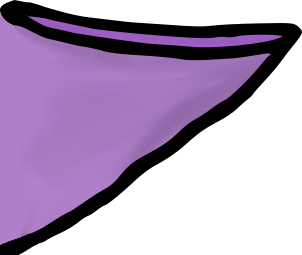
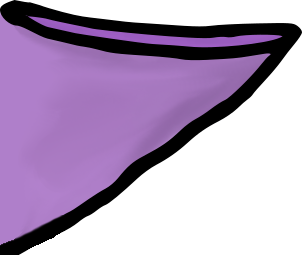
Layered file, before and after one edit (302 x 255). Changes by layer:
painted on "mouth.png" over (11, 213, 67, 252)
